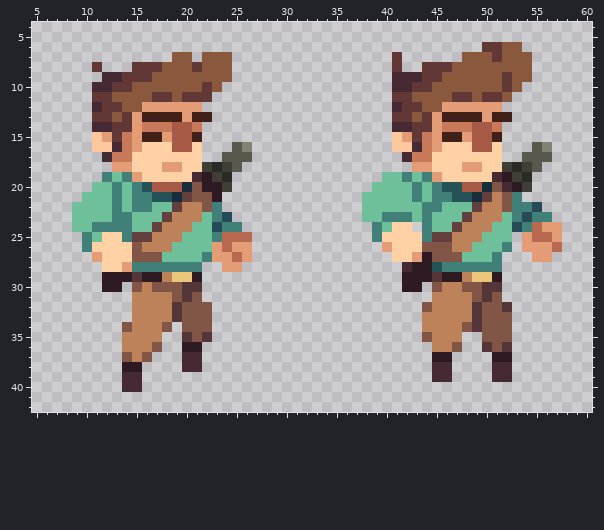
One commit to this pixel-art sprite: Images/jump.png. Above: the version before the commit.
The file is 150x45 pixels. Shown: x 5..60, y 4..42. The old version is drawn lined up with the new one, on the new canvas.
Once edited:
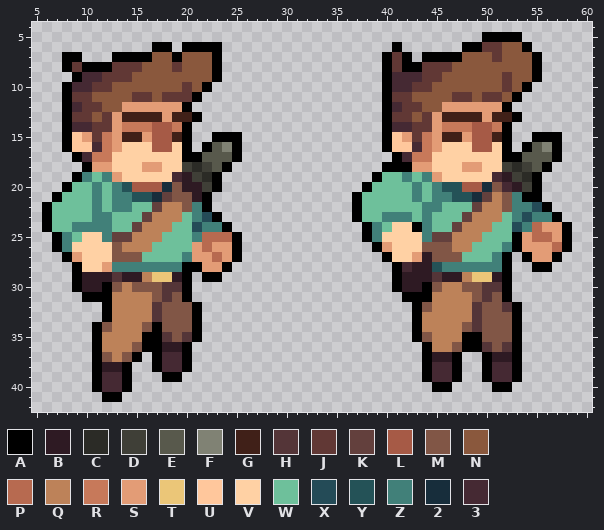
Palette (. is transparent): A #000000  B #2e1a23  C #2b2b26  D #3f3f37  E #58594c  F #808274  G #402018  H #543538  J #613835  K #63403d  L #a65a46  M #815646  N #8a583d  P #b76a50  Q #bd8259  R #c7795a  S #e39c76  T #ebc678  U #ffc79c  V #ffd1a4  W #6ec09b  X #244b57  Y #245257  Z #418079  2 #172d3b  3 #452933
Difference:
canvas 150x45 -> 64x47, the old top-left corner now at 3,1 (the part of the old canvas that was cut away was empty and is not shown)
@@ x 5..60 @@
  4 ........................................................
- 5 ........................................................
- 6 .............................................JJNN.......
- 7 ..............NN.NNN................J......NNNJNNN......
- 8 ......J...JJJNNNJNNN................J..JJJNNNNNNNN......
- 9 .......33JJJNNNNNNNN................333JJNNNNNNJNN......
-10 ......33JJNNNNNNNJN.................33JJNNNNNNNJN.......
-11 ......JJNNNNJJNJJJ..................JJNNNNJJNJJN........
-12 ......3JJNNSSSSSS...................3JJNNSSSSSS.........
-13 ......JJNJSGGGGSGG..................JJNJSGGGGSGG........
-14 ......33JJSRRRLLR...................33JJSRRRLLR.........
-15 ......USJRSGGSLLG...................USJRSGGSLLG.........
-16 ......UU3RSVVVLLV...EF..............UU3RSVVVLLV...EF....
-17 .......3RRVVVVVVV..EEE...............3RRVVVVVVV..EEE....
-18 ........SSVVVSSVVDCDE.................SSVVVSSVVDCDE.....
-19 .......ZWZSVVVVV3BDC...............WWZWZSVVVVV3BDC......
-20 ......WWZWZYLLL2MBBD..............WWWWZWZYYLL2M3BD......
-21 .....WWWZWZZYY2KMMB..............WWWWWZWZZYY2KQMZ.......
-22 ....WWWWZWZZWWKQQMZ..............WWWWWWZZWWWKQQMZZX.....
-23 ....WWWWZZWWWKQQQWZX.............WWZZZWZWWWKQQQWZXZZ....
-24 ....WWZZZZWWKQQQWWXZZ.............ZWVV.ZWWKQQQWWXZPSS...
-25 .....ZWVVZKKQQQWWWZPPP............ZVVVVZKKQQQWWW.SPPS...
-26 .....ZVVVVMQQQWWWWSPSS.............SVVVMMMQQWWWZ.SSSP...
-27 ......SVVVMMMWWWWZSSPS..............VVSBMMMWWWZ...SS....
-28 .......VVSZZZZZZZ..SS................3BBYZZZZZZ.........
-29 .......BBBHBBQTTB....................BBBHBBQTTB.........
-30 .......BB.MQMMMHH....................BB.MQQMMHH.........
-31 ..........QQQQMHM.......................QQQQMHM.........
-32 ..........QQQQHMMM.....................MQQQQHMMH........
-33 ..........QQQQHMMM.....................QQQQQHMMM........
-34 .........MQQQM.MMM.....................QQQQMHMMM........
-35 .........QQQQ..HMH.....................MQQQ..MMM........
-36 .........QQQM..BB.......................QQM..HMH........
-37 .........MQM...33.......................BB....BB........
-38 .........BB....33.......................33....33........
-39 .........33.............................33....33........
-40 .........33.............................................
-41 ........................................................
+ 5 .............................................AAAA.......
+ 6 ............AA.AAAA.................A......AAJJNNA......
+ 7 ...AA...AAAANNANNNA................AJA.AAAANNNJNNNA.....
+ 8 ...AJAAAJJJNNNJNNNA................AJAAJJJNNNNNNNNA.....
+ 9 ....A33JJJNNNNNNNNA................A333JJNNNNNNJNNA.....
+10 ...A33JJNNNNNNNJNA.................A33JJNNNNNNNJNA......
+11 ...AJJNNNNJJNJJJA..................AJJNNNNJJNJJNA.......
+12 ...A3JJNNSSSSSSA...................A3JJNNSSSSSSA........
+13 ...AJJNJSGGGGSGGA..................AJJNJSGGGGSGGA.......
+14 ...A33JJSRRRLLRA...................A33JJSRRRLLRA........
+15 ...AUSJRSGGSLLGA..AAA..............AUSJRSGGSLLGA..AAA...
+16 ...AUU3RSVVVLLVA.AEFA..............AUU3RSVVVLLVA.AEFA...
+17 ....A3RRVVVVVVVAAEEEA...............A3RRVVVVVVVAAEEEA...
+18 .....ASSVVVSSVVDCDEA...............AAASSVVVSSVVDCDEA....
+19 ....AZWZSVVVVV3BDCA...............AWWZWZSVVVVV3BDCA.....
+20 ...AWWZWZYLLL2MBBDA..............AWWWWZWZYYLL2M3BDA.....
+21 ..AWWWZWZZYY2KMMBA..............AWWWWWZWZZYY2KQMZAA.....
+22 .AWWWWZWZZWWKQQMZA..............AWWWWWWZZWWWKQQMZZXA....
+23 .AWWWWZZWWWKQQQWZXA.............AWWZZZWZWWWKQQQWZXZZA...
+24 .AWWZZZZWWKQQQWWXZZA.............AZWVVAZWWKQQQWWXZPSSA..
+25 ..AZWVVZKKQQQWWWZPPPA............AZVVVVZKKQQQWWWASPPSA..
+26 ..AZVVVVMQQQWWWWSPSSA.............ASVVVMMMQQWWWZASSSPA..
+27 ...ASVVVMMMWWWWZSSPSA..............AVVSBMMMWWWZA.ASSA...
+28 ....AVVSZZZZZZZAASSA................A3BBYZZZZZZA..AA....
+29 ....ABBBHBBQTTBA.AA.................ABBBHBBQTTBA........
+30 ....ABBAMQMMMHHA....................ABBAMQQMMHHA........
+31 .....AAAQQQQMHMA.....................AAAQQQQMHMA........
+32 .......AQQQQHMMMA.....................AMQQQQHMMHA.......
+33 .......AQQQQHMMMA.....................AQQQQQHMMMA.......
+34 ......AMQQQMAMMMA.....................AQQQQMHMMMA.......
+35 ......AQQQQAAHMHA.....................AMQQQAAMMMA.......
+36 ......AQQQMAABBA.......................AQQMAAHMHA.......
+37 ......AMQMA.A33A.......................ABBA..ABBA.......
+38 ......ABBA..A33A.......................A33A..A33A.......
+39 ......A33A...AA........................A33A..A33A.......
+40 ......A33A..............................AA....AA........
+41 .......AA...............................................
 42 ........................................................
Changed places in both pictures, as pixel boxes (x1, y1, x2, y2):
added: (352, 32, 572, 392)
changed: (42, 42, 252, 402)
